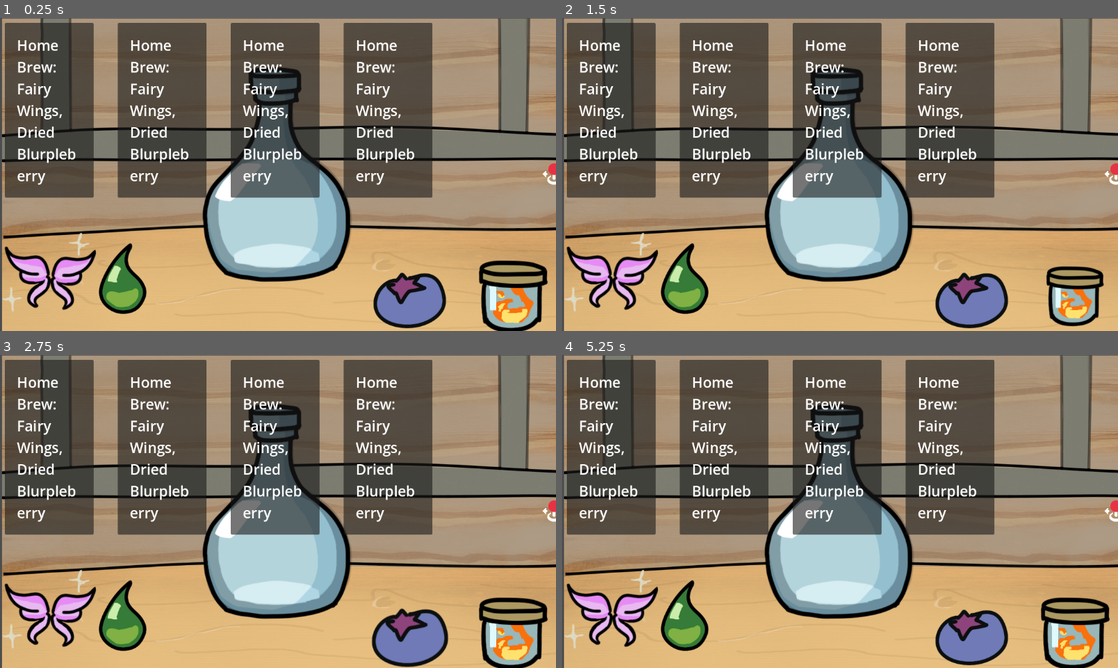
Above: before the commit, frames 1-4 (two rows, left to right).
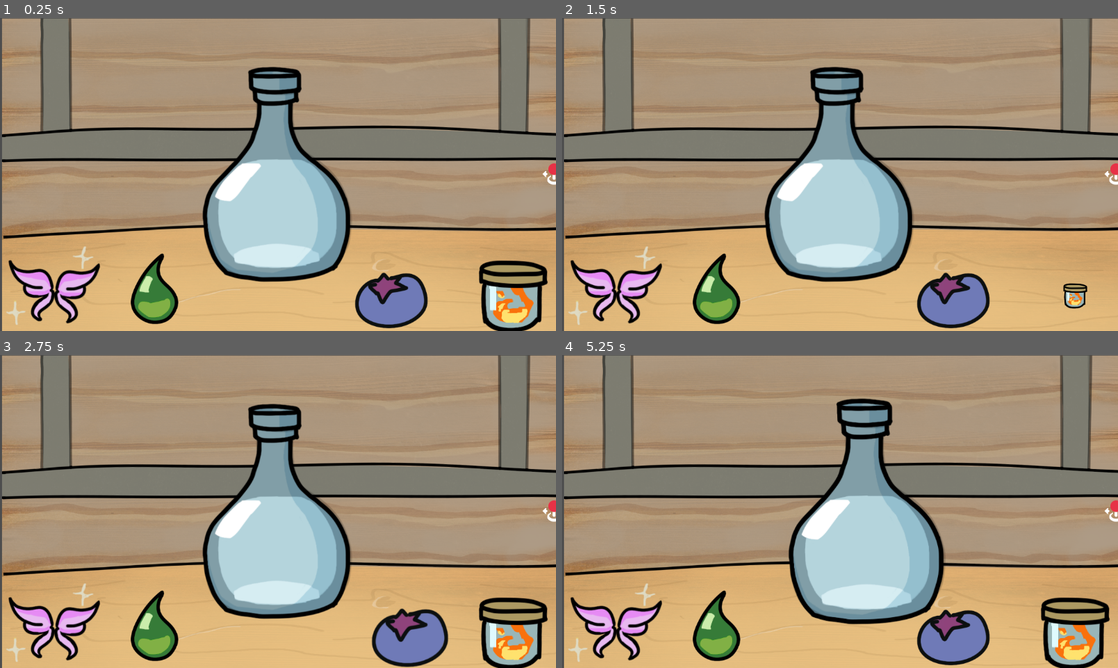
Above: after the commit, the same moments.

Repository: andreaTheCoder/MiniJam207Primal
Game: Godot game, scene res://scenes/shop.tscn
Two runs of this game, one before a commit and one after it. Both use one fixed random seed, a clock stepped at 60 frames per second and the inputs below.
Inputs (mouse positions are in pixels of both pictures, inside the frame that each line leads up to):
- Up to frame 1 (0.25 s): no input
- Up to frame 2 (1.5 s): tap Enter (ui_accept) at 0.5, 0.77, 1.25 s; move the mouse to (840, 177) at 0.52 s; press the mouse at (840, 177) at 0.53 s; move the mouse to (1073, 296) at 1.27 s; release the mouse at (1073, 296) at 1.28 s; click (1073, 296) at 1.35 s
- Up to frame 3 (2.75 s): tap Enter (ui_accept) at 1.52, 2 s; move the mouse to (411, 630) at 2.02 s; press the mouse at (411, 630) at 2.03 s
- Up to frame 4 (5.25 s): tap Enter (ui_accept) at 2.75, 3.02, 3.5, 3.77, 4.25, 4.52 s; move the mouse to (684, 617) at 2.77 s; release the mouse at (684, 617) at 2.78 s; click (684, 617) at 2.85 s; move the mouse to (612, 611) at 3.52 s; press the mouse at (612, 611) at 3.53 s; move the mouse to (673, 464) at 4.27 s; release the mouse at (673, 464) at 4.28 s; click (673, 464) at 4.35 s; move the mouse to (867, 511) at 5.02 s; press the mouse at (867, 511) at 5.03 s

The runs differ from the first frame. In frame 1, 40% of the frame differs, in the area x 0-81%, y 1-100%; in frame 2, 42%; in frame 3, 38%; in frame 4, 48%.

Commit message:
adjusted colliders

Diff:
--- a/scenes/ingredient.tscn
+++ b/scenes/ingredient.tscn
@@ -3,7 +3,7 @@
 [ext_resource type="Script" uid="uid://d4kvl12ifk4la" path="res://scripts/ingredient.gd" id="1_rcex7"]
 
 [sub_resource type="RectangleShape2D" id="RectangleShape2D_rcex7"]
-size = Vector2(65, 54)
+size = Vector2(96.5, 85)
 
 [node name="Ingredient" type="Sprite2D" unique_id=1083882300]
 script = ExtResource("1_rcex7")
@@ -11,7 +11,6 @@
 [node name="Area2D" type="Area2D" parent="." unique_id=525207667]
 
 [node name="CollisionShape2D" type="CollisionShape2D" parent="Area2D" unique_id=1771377965]
-position = Vector2(1, 0)
 shape = SubResource("RectangleShape2D_rcex7")
 
 [connection signal="area_entered" from="Area2D" to="." method="_on_area_2d_area_entered"]
--- a/scenes/potion.tscn
+++ b/scenes/potion.tscn
@@ -3,8 +3,8 @@
 [ext_resource type="Texture2D" uid="uid://bpha355oppvri" path="res://art/Empty Bottle.png" id="1_le10y"]
 [ext_resource type="Script" uid="uid://bvpouoppxum5b" path="res://scripts/potion.gd" id="2_itmmj"]
 
-[sub_resource type="RectangleShape2D" id="RectangleShape2D_le10y"]
-size = Vector2(303.70453, 435.7121)
+[sub_resource type="CircleShape2D" id="CircleShape2D_le10y"]
+radius = 109.0909
 
 [node name="Potion" type="Sprite2D" unique_id=1206123825]
 scale = Vector2(0.66, 0.66)
@@ -13,10 +13,9 @@
 
 [node name="Area2D" type="Area2D" parent="." unique_id=1889516584]
 
-[node name="CollisionShape2D" type="CollisionShape2D" parent="Area2D" unique_id=117350784]
-position = Vector2(-4.545454, 4.5454545)
-scale = Vector2(0.9999999, 0.9999999)
-shape = SubResource("RectangleShape2D_le10y")
+[node name="CollisionShape2D" type="CollisionShape2D" parent="Area2D" unique_id=952006365]
+position = Vector2(-4.545454, 80.30303)
+shape = SubResource("CircleShape2D_le10y")
 
 [connection signal="area_entered" from="Area2D" to="." method="_on_area_2d_area_entered"]
 [connection signal="area_exited" from="Area2D" to="." method="_on_area_2d_area_exited"]
--- a/scenes/shop.tscn
+++ b/scenes/shop.tscn
@@ -9,6 +9,7 @@
 [node name="shop" type="Node2D" unique_id=404250698]
 
 [node name="ui" parent="." unique_id=1764728883 instance=ExtResource("1_lx5au")]
+visible = false
 
 [node name="Camera2D" type="Camera2D" parent="." unique_id=244447270]
 
@@ -31,12 +32,12 @@
 type = 3
 
 [node name="Ingredient Home3" parent="Homes" unique_id=1265972195 instance=ExtResource("2_1l46r")]
-position = Vector2(273, 249)
+position = Vector2(235, 249)
 type = 2
 
 [node name="Ingredient Home2" parent="Homes" unique_id=556907411 instance=ExtResource("2_1l46r")]
-position = Vector2(-322, 219)
+position = Vector2(-256, 240)
 type = 1
 
 [node name="Ingredient Home" parent="Homes" unique_id=982167561 instance=ExtResource("2_1l46r")]
-position = Vector2(-475, 207)
+position = Vector2(-467, 235)
